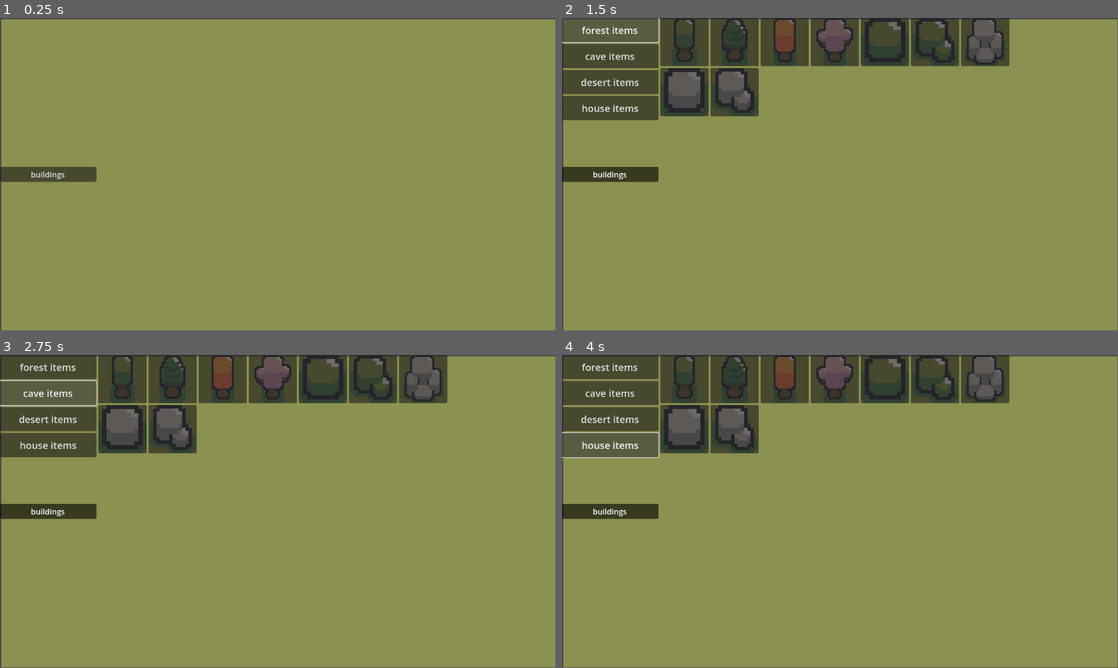
Above: before the commit, frames 1-4 (two rows, left to right).
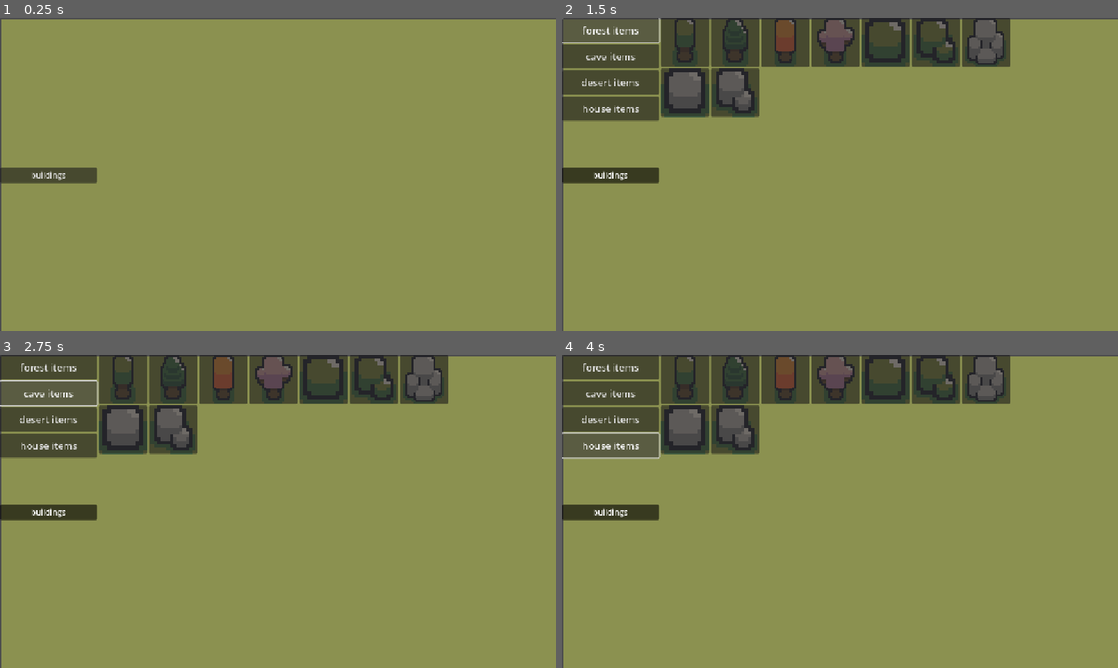
Above: after the commit, the same moments.

Repository: Wout-Vereijken/godot-topdown-game
Game: Godot game, scene res://world/scenes/test_scene.tscn
The game is run twice, just before and just after one commit, with the same random seed, the same clock (stepped at 60 frames per second) and the same inputs.
Inputs:
- Up to frame 1 (0.25 s): no input
- Up to frame 2 (1.5 s): click "buildings" at 0.5 s; click "forest items" at 1.25 s
- Up to frame 3 (2.75 s): click "cave items" at 2 s
- Up to frame 4 (4 s): click "desert items" at 2.75 s; click "house items" at 3.5 s
In our replay, the window is 799x449 before the commit and 800x450 after it. These sizes can differ from the game's own. Grey fills any space a smaller window leaves; there, only what the larger window draws over its background counts as a difference.

The runs differ from the first frame. In frame 1, 0.3% of the frame differs, in the area x 0-100%, y 0-100%; in frame 2, 2.3%; in frame 3, 2.3%; in frame 4, 2.3%.

Commit message:
changed screen sizing to canvas

Diff:
--- a/project.godot
+++ b/project.godot
@@ -19,6 +19,10 @@
 
 Global="*res://miscelanious/scripts/Global.gd"
 
+[display]
+
+window/stretch/mode="canvas_items"
+
 [input]
 
 mouse_click_left={
--- a/ui/scenes/control.tscn
+++ b/ui/scenes/control.tscn
@@ -20,7 +20,7 @@
 script = ExtResource("1_gbrtg")
 
 [node name="HBoxContainer" type="HBoxContainer" parent="."]
-layout_mode = 0
+layout_mode = 1
 offset_right = 928.0
 offset_bottom = 212.0
 
